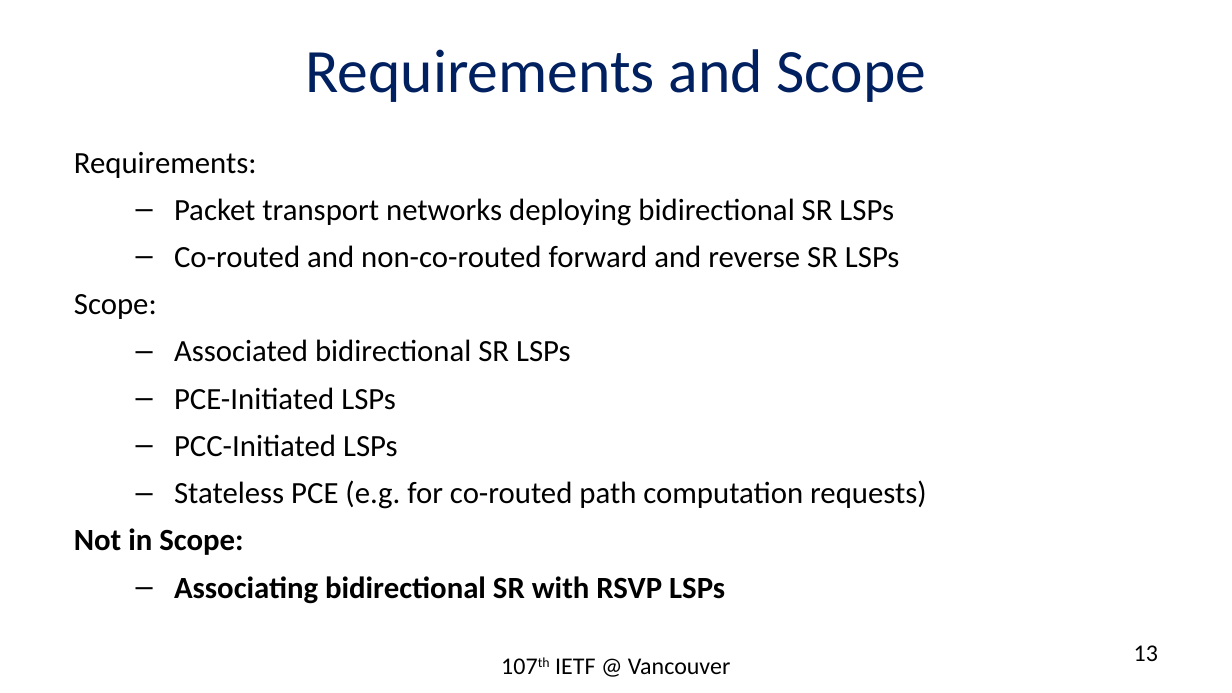
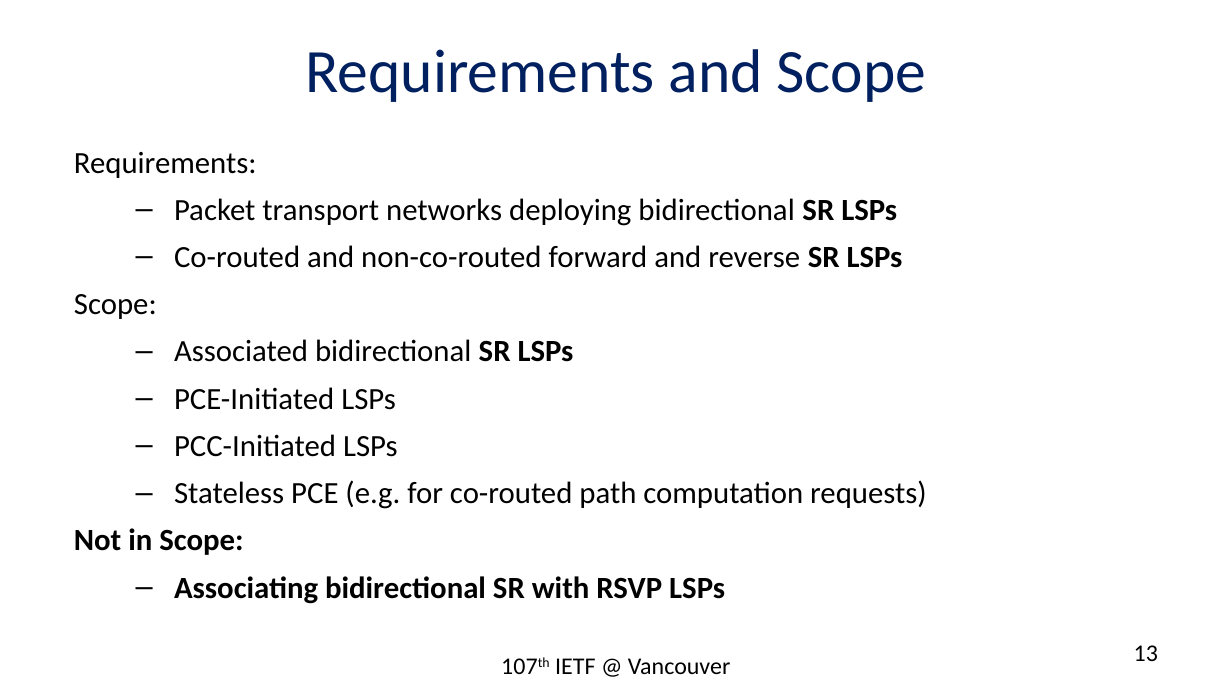
Before and after one commit to rakgandhi/ietf-public, a slide deck: slide 13 of draft-ietf-pce-sr-bidir-path-01.pptx. Drawn at 1232x693 pixels with LibreOffice and Linux fonts; fonts in the diff are those of the drawing. Boxes give left, top, right and bottom in pixels: in the first picture for what was removed or moved away, otherwise in the second. Text is boxed around its words. In the diff, an @@ line names an element or a change of style, - is before the commit and + after.

```diff
--- a/draft-ietf-pce-sr-bidir-path-01.pptx
+++ b/draft-ietf-pce-sr-bidir-path-01.pptx
@@ text at <box>174,198,903,362</box>: bold on in "SR LSPs", "SR LSPs", "SR LSPs" @@
```
Also in this commit, not shown: 2 other slides changed, 1 other file.
